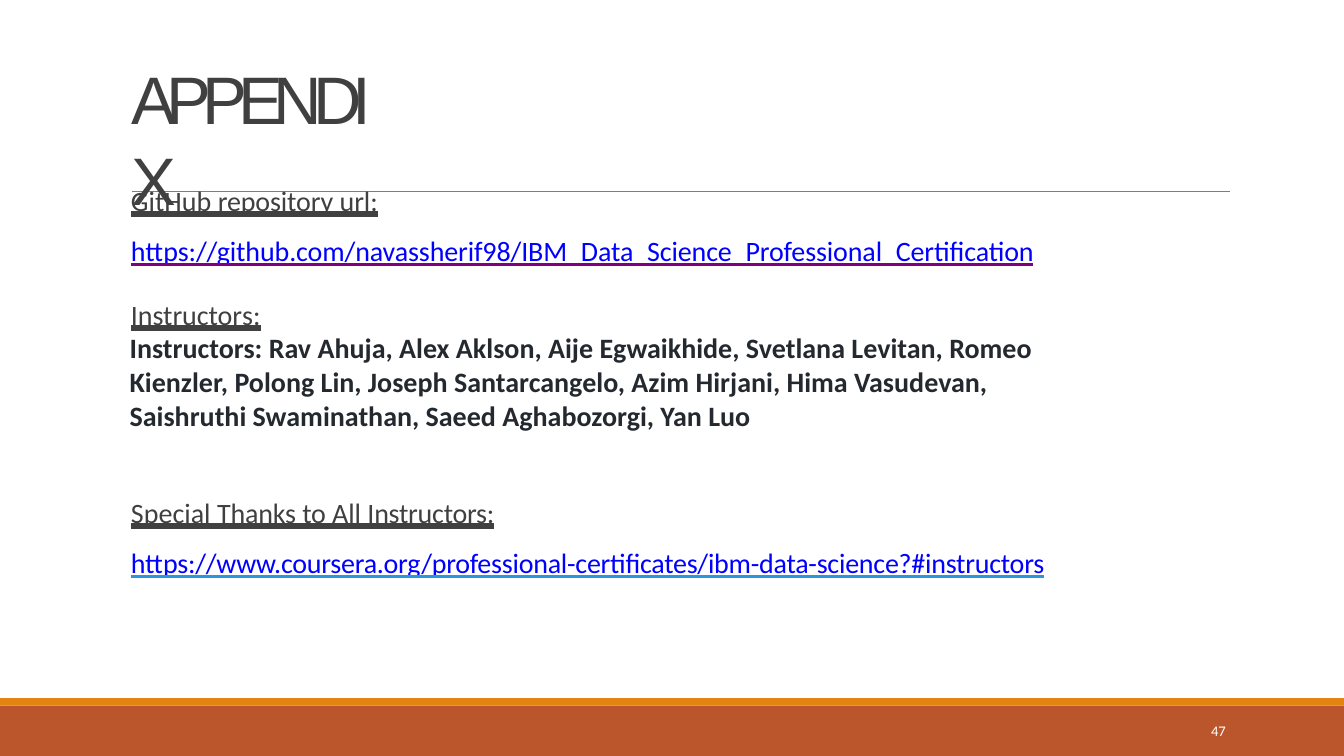
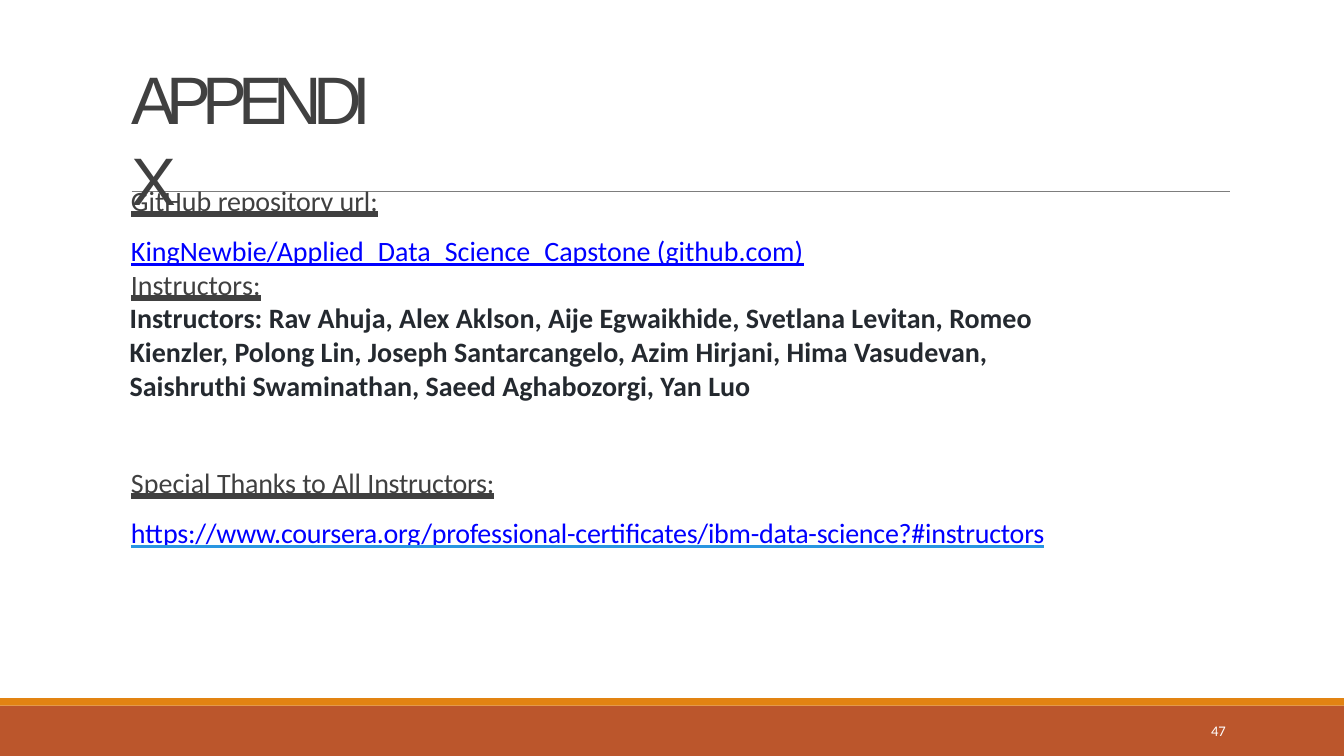
Before and after one commit to KingNewbie/Applied_Data_Science_Capstone, a slide deck: slide 47 of Week 5 Present Your Data-Driven Insights/Data Science Journey.pptx. Drawn at 1344x756 pixels with LibreOffice and Linux fonts; fonts in the diff are those of the drawing. Boxes give left, top, right and bottom in pixels: in the first picture for what was removed or moved away, otherwise in the second. Text is boxed around its words. In the diff, an @@ line names an element or a change of style, - is before the commit and + after.

```diff
--- a/Week 5 Present Your Data-Driven Insights/Data Science Journey.pptx
+++ b/Week 5 Present Your Data-Driven Insights/Data Science Journey.pptx
@@ text at bbox=[131, 240, 803, 266]: text changed @@
-https://github.com/navassherif98/IBM_Data_Science_Professional_Certification
+KingNewbie/Applied_Data_Science_Capstone (github.com)
```
Also in this commit, not shown: 7 other slides changed.
